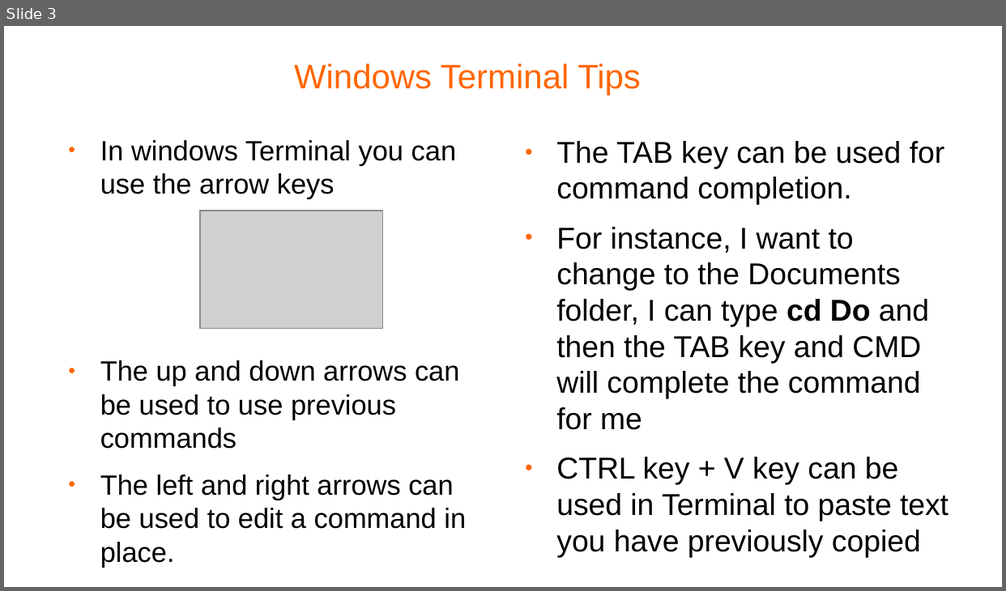
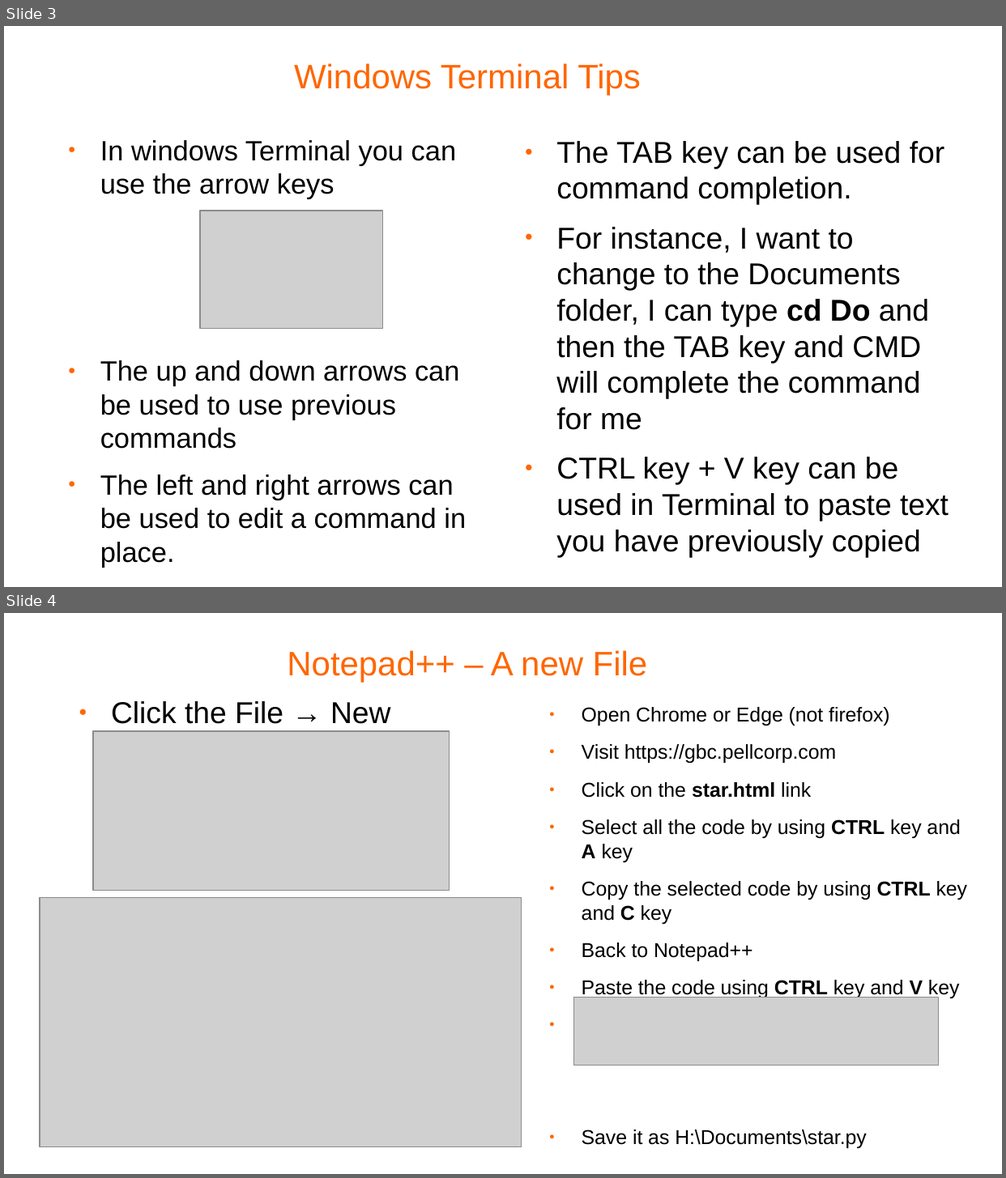
Before and after one commit to pellcorp/coding, a slide deck: docs/windows explorer and windows terminal.odp. Shown one above the other, each under a label of ours: slide 3 before the commit, slides 3 and 4 after it. The pictures are 1006x591 and 1006x1178 pixels, drawn with LibreOffice and Linux fonts; fonts in the diff are those of the drawing; grey boxes stand for pictures; background and template pictures are left out. Boxes give left, top, right and bottom in pixels: in the first picture for what was removed or moved away, otherwise in the second. Text is boxed around its words. In the diff, an @@ line names an element or a change of style, - is before the commit and + after.

Commit message:
tweaks

```diff
--- a/docs/windows explorer and windows terminal.odp
+++ b/docs/windows explorer and windows terminal.odp
@@ slide 4 added at box(4, 613, 1002, 1174), background #FFFFFF @@
@@ title added at box(287, 650, 648, 682), 27 pt, text #FF6600 @@
+Notepad++ – A new File
@@ text added at box(111, 701, 391, 724), 24 pt, text #000000 @@
+● Click the File → New
@@ text added at box(582, 707, 968, 1148), 16 pt, text #000000 @@
+● Open Chrome or Edge (not firefox)
+● Visit https://gbc.pellcorp.com
+● Click on the star.html link
+● Select all the code by using CTRL key and A key
+● Copy the selected code by using CTRL key and C key
+● Back to Notepad++
+● Paste the code using CTRL key and V key
+● Click File → Save As
+● Save it as H:\Documents\star.py
@@ picture added at box(93, 731, 450, 891) @@
@@ picture added at box(40, 898, 521, 1148) @@
@@ picture added at box(574, 998, 939, 1066) @@
```
Also in this commit, not shown: 1 other slide added, 1 slide removed.
